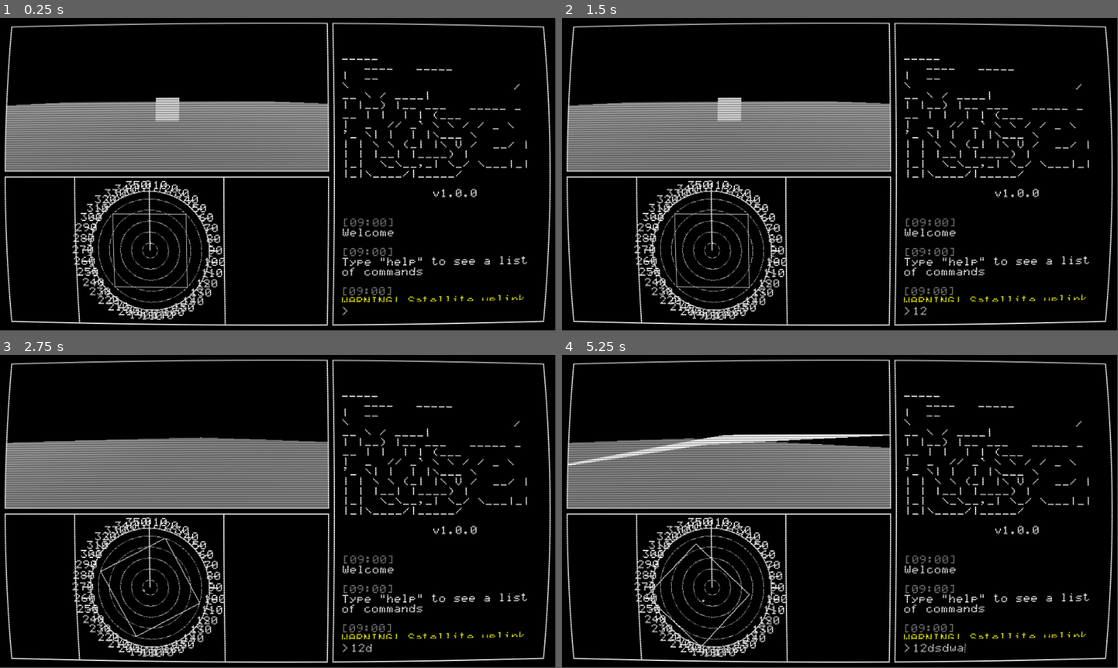
Above: before the commit, frames 1-4 (two rows, left to right).
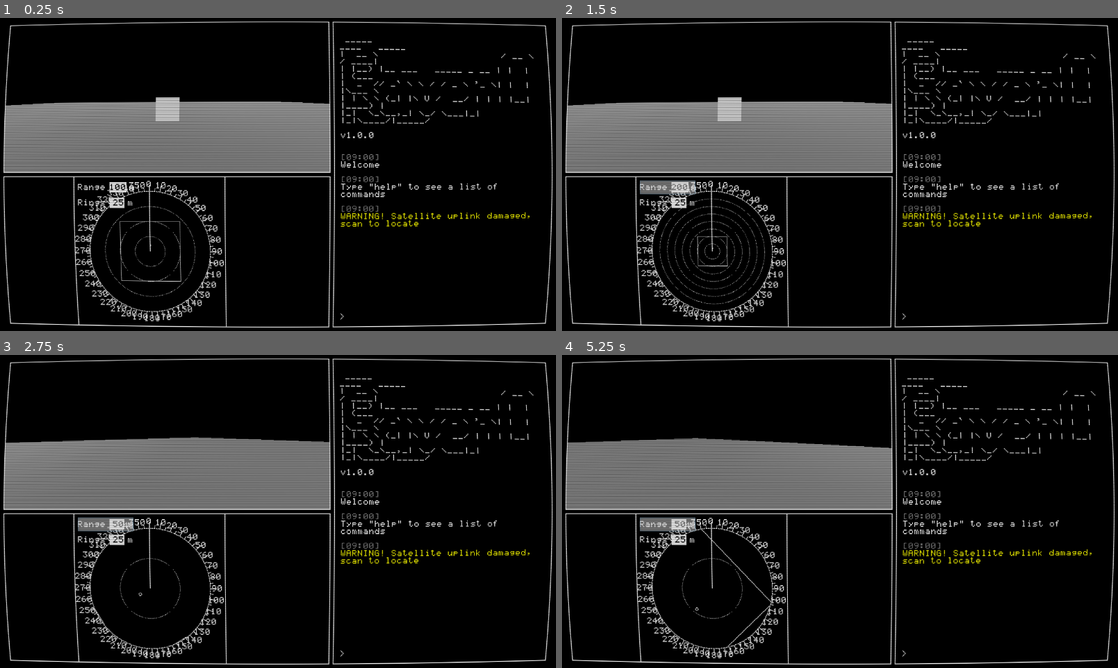
Above: after the commit, the same moments.

Repository: ogilliland/space-rover-game
Game: Godot game, scene res://scenes/main.tscn
Same seed, same stepped clock (60 frames per second), same inputs: the game is played once before the commit and once after it.
Inputs (mouse positions are in pixels of both pictures, inside the frame that each line leads up to):
- Up to frame 1 (0.25 s): no input
- Up to frame 2 (1.5 s): click (1006, 312) at 0.52 s; type "12" at 0.6 s; click (667, 187) at 1.27 s
- Up to frame 3 (2.75 s): tap Enter at 2 s; hold D (move_right) from 2.03 s (still down)
- Up to frame 4 (5.25 s): release D (move_right) at 2.78 s; hold S (move_down) 2.78-3.53 s; hold D (move_right) 3.53-4.28 s; hold W (move_up) 4.28-5.03 s; hold A (move_left) from 5.03 s (still down)
In our replay, the window is 799x449 before the commit and 800x450 after it. These sizes can differ from the game's own. Grey fills any space a smaller window leaves; there, only what the larger window draws over its background counts as a difference.

The runs differ from the first frame. In frame 1, 17% of the frame differs, in the area x 0-100%, y 1-99%; in frame 2, 17%; in frame 3, 17%; in frame 4, 18%.

Commit message:
Add radar parameters
... change scale and ring spacing

Diff:
--- a/project.godot
+++ b/project.godot
@@ -16,8 +16,8 @@
 
 [display]
 
-window/size/width=960
-window/size/height=540
+window/size/width=1280
+window/size/height=720
 window/dpi/allow_hidpi=true
 
 [importer_defaults]
--- a/scenes/control.tscn
+++ /dev/null
@@ -1,170 +0,0 @@
-[gd_scene load_steps=10 format=2]
-
-[ext_resource path="res://scenes/terminal.tscn" type="PackedScene" id=1]
-[ext_resource path="res://scripts/camera.gd" type="Script" id=2]
-[ext_resource path="res://scripts/viewport_container.gd" type="Script" id=3]
-[ext_resource path="res://scenes/border.tscn" type="PackedScene" id=4]
-[ext_resource path="res://scripts/radar.gd" type="Script" id=5]
-[ext_resource path="res://scripts/radar_numbers.gd" type="Script" id=6]
-[ext_resource path="res://fonts/graph_35_pix.tres" type="DynamicFont" id=7]
-[ext_resource path="res://scripts/radar_background.gd" type="Script" id=8]
-[ext_resource path="res://scenes/depth_texture.tscn" type="PackedScene" id=9]
-
-[node name="ControlPanel" type="Control"]
-anchor_right = 1.0
-anchor_bottom = 1.0
-__meta__ = {
-"_edit_use_anchors_": false
-}
-
-[node name="Layout" type="HBoxContainer" parent="."]
-anchor_right = 1.0
-anchor_bottom = 1.0
-margin_left = 8.0
-margin_top = 8.0
-margin_right = -8.0
-margin_bottom = -8.0
-custom_constants/separation = 8
-__meta__ = {
-"_edit_use_anchors_": false
-}
-
-[node name="Data" type="VBoxContainer" parent="Layout"]
-margin_right = 561.0
-margin_bottom = 524.0
-size_flags_horizontal = 3
-size_flags_stretch_ratio = 1.5
-custom_constants/separation = 8
-
-[node name="MainCamera" type="ViewportContainer" parent="Layout/Data"]
-margin_right = 561.0
-margin_bottom = 258.0
-size_flags_vertical = 3
-stretch = true
-script = ExtResource( 3 )
-
-[node name="Border" parent="Layout/Data/MainCamera" instance=ExtResource( 4 )]
-
-[node name="Viewport" type="Viewport" parent="Layout/Data/MainCamera"]
-size = Vector2( 561, 258 )
-handle_input_locally = false
-render_target_update_mode = 3
-
-[node name="Camera" type="Camera" parent="Layout/Data/MainCamera/Viewport"]
-transform = Transform( 1, 0, 0, 0, 1, 0, 0, 0, 1, 0, 2, 0 )
-cull_mask = 1023
-script = ExtResource( 2 )
-
-[node name="Telemetry" type="Control" parent="Layout/Data"]
-margin_top = 266.0
-margin_right = 561.0
-margin_bottom = 524.0
-size_flags_vertical = 3
-
-[node name="Border" parent="Layout/Data/Telemetry" instance=ExtResource( 4 )]
-
-[node name="HBoxContainer" type="HBoxContainer" parent="Layout/Data/Telemetry"]
-anchor_right = 1.0
-anchor_bottom = 1.0
-margin_right = -2.0
-custom_constants/separation = 0
-__meta__ = {
-"_edit_use_anchors_": false
-}
-
-[node name="Data" type="Control" parent="Layout/Data/Telemetry/HBoxContainer"]
-margin_right = 120.0
-margin_bottom = 258.0
-size_flags_horizontal = 3
-__meta__ = {
-"_edit_use_anchors_": false
-}
-
-[node name="Border" parent="Layout/Data/Telemetry/HBoxContainer/Data" instance=ExtResource( 4 )]
-margin_right = 2.0
-
-[node name="VBoxContainer" type="VBoxContainer" parent="Layout/Data/Telemetry/HBoxContainer/Data"]
-anchor_right = 1.0
-anchor_bottom = 1.0
-custom_constants/separation = 8
-__meta__ = {
-"_edit_use_anchors_": false
-}
-
-[node name="Radar" type="Control" parent="Layout/Data/Telemetry/HBoxContainer"]
-margin_left = 120.0
-margin_right = 378.0
-margin_bottom = 258.0
-rect_min_size = Vector2( 258, 0 )
-script = ExtResource( 5 )
-
-[node name="ViewportContainer" type="ViewportContainer" parent="Layout/Data/Telemetry/HBoxContainer/Radar"]
-anchor_right = 1.0
-anchor_bottom = 1.0
-margin_left = 2.0
-margin_top = 2.0
-margin_bottom = -2.0
-stretch = true
-script = ExtResource( 3 )
-__meta__ = {
-"_edit_use_anchors_": false
-}
-
-[node name="Background" type="TextureRect" parent="Layout/Data/Telemetry/HBoxContainer/Radar/ViewportContainer"]
-anchor_right = 1.0
-anchor_bottom = 1.0
-script = ExtResource( 8 )
-
-[node name="Container" type="Container" parent="Layout/Data/Telemetry/HBoxContainer/Radar/ViewportContainer"]
-anchor_right = 1.0
-anchor_bottom = 1.0
-script = ExtResource( 6 )
-radius_scale = 0.9
-
-[node name="Label" type="Label" parent="Layout/Data/Telemetry/HBoxContainer/Radar/ViewportContainer/Container"]
-margin_right = 36.0
-margin_bottom = 8.0
-custom_fonts/font = ExtResource( 7 )
-text = "0"
-align = 1
-valign = 1
-
-[node name="Viewport" type="Viewport" parent="Layout/Data/Telemetry/HBoxContainer/Radar/ViewportContainer"]
-size = Vector2( 256, 254 )
-handle_input_locally = false
-render_target_update_mode = 3
-
-[node name="Camera" type="Camera" parent="Layout/Data/Telemetry/HBoxContainer/Radar/ViewportContainer/Viewport"]
-transform = Transform( 1, 0, 0, 0, -4.37114e-08, 1, 0, -1, -4.37114e-08, 0, 4, 0 )
-cull_mask = 31775
-projection = 1
-size = 200.0
-script = ExtResource( 2 )
-
-[node name="DepthTexture" parent="Layout/Data/Telemetry/HBoxContainer/Radar/ViewportContainer/Viewport/Camera" instance=ExtResource( 9 )]
-
-[node name="Files" type="Control" parent="Layout/Data/Telemetry/HBoxContainer"]
-margin_left = 378.0
-margin_right = 559.0
-margin_bottom = 258.0
-size_flags_horizontal = 3
-size_flags_stretch_ratio = 1.5
-
-[node name="Border" parent="Layout/Data/Telemetry/HBoxContainer/Files" instance=ExtResource( 4 )]
-margin_right = 2.0
-
-[node name="VBoxContainer" type="VBoxContainer" parent="Layout/Data/Telemetry/HBoxContainer/Files"]
-anchor_right = 1.0
-anchor_bottom = 1.0
-custom_constants/separation = 8
-__meta__ = {
-"_edit_use_anchors_": false
-}
-
-[node name="Terminal" parent="Layout" instance=ExtResource( 1 )]
-anchor_right = 0.0
-anchor_bottom = 0.0
-margin_left = 569.0
-margin_right = 944.0
-margin_bottom = 524.0
-size_flags_horizontal = 3
--- /dev/null
+++ b/scenes/gui/components/gui_button.tscn
@@ -0,0 +1,18 @@
+[gd_scene load_steps=3 format=2]
+
+[sub_resource type="StyleBoxFlat" id=2]
+bg_color = Color( 1, 1, 1, 0.501961 )
+
+[sub_resource type="StyleBoxEmpty" id=3]
+
+[node name="Button" type="Button"]
+anchor_right = 1.0
+anchor_bottom = 1.0
+mouse_default_cursor_shape = 2
+size_flags_horizontal = 3
+size_flags_vertical = 3
+custom_styles/hover = SubResource( 2 )
+custom_styles/normal = SubResource( 3 )
+__meta__ = {
+"_edit_use_anchors_": false
+}
--- /dev/null
+++ b/scenes/gui/components/gui_toggle.tscn
@@ -0,0 +1,62 @@
+[gd_scene load_steps=5 format=2]
+
+[ext_resource path="res://fonts/graph_35_pix.tres" type="DynamicFont" id=1]
+[ext_resource path="res://scripts/gui/toggle_param.gd" type="Script" id=2]
+[ext_resource path="res://scenes/gui/components/gui_button.tscn" type="PackedScene" id=3]
+
+[sub_resource type="StyleBoxFlat" id=1]
+bg_color = Color( 1, 1, 1, 1 )
+
+[node name="Toggle" type="Control"]
+anchor_right = 1.0
+rect_min_size = Vector2( 0, 32 )
+script = ExtResource( 2 )
+__meta__ = {
+"_edit_use_anchors_": false
+}
+
+[node name="HBoxContainer" type="HBoxContainer" parent="."]
+anchor_right = 1.0
+anchor_bottom = 1.0
+mouse_filter = 2
+custom_constants/separation = 8
+__meta__ = {
+"_edit_use_anchors_": false
+}
+
+[node name="Label" type="Label" parent="HBoxContainer"]
+margin_top = 4.0
+margin_right = 65.0
+margin_bottom = 28.0
+rect_min_size = Vector2( 0, 24 )
+custom_fonts/font = ExtResource( 1 )
+text = "Label"
+valign = 1
+
+[node name="Value" type="Label" parent="HBoxContainer"]
+margin_left = 73.0
+margin_top = 4.0
+margin_right = 1259.0
+margin_bottom = 28.0
+rect_min_size = Vector2( 0, 24 )
+size_flags_horizontal = 3
+custom_styles/normal = SubResource( 1 )
+custom_fonts/font = ExtResource( 1 )
+custom_colors/font_color = Color( 0, 0, 0, 1 )
+text = "0"
+align = 2
+valign = 1
+
+[node name="Unit" type="Label" parent="HBoxContainer"]
+margin_left = 1267.0
+margin_top = 4.0
+margin_right = 1280.0
+margin_bottom = 28.0
+rect_min_size = Vector2( 0, 24 )
+custom_fonts/font = ExtResource( 1 )
+text = "m"
+valign = 1
+
+[node name="Button" parent="." instance=ExtResource( 3 )]
+
+[connection signal="pressed" from="Button" to="." method="_on_click"]
--- /dev/null
+++ b/scenes/gui/control_panel.tscn
@@ -0,0 +1,85 @@
+[gd_scene load_steps=8 format=2]
+
+[ext_resource path="res://scenes/gui/terminal.tscn" type="PackedScene" id=1]
+[ext_resource path="res://scripts/camera.gd" type="Script" id=2]
+[ext_resource path="res://scripts/gui/viewport_container.gd" type="Script" id=3]
+[ext_resource path="res://scenes/gui/components/border.tscn" type="PackedScene" id=4]
+[ext_resource path="res://scenes/gui/data.tscn" type="PackedScene" id=5]
+[ext_resource path="res://scenes/gui/radar.tscn" type="PackedScene" id=6]
+[ext_resource path="res://scenes/gui/files.tscn" type="PackedScene" id=7]
+
+[node name="ControlPanel" type="Control"]
+anchor_right = 1.0
+anchor_bottom = 1.0
+__meta__ = {
+"_edit_use_anchors_": false
+}
+
+[node name="Layout" type="HBoxContainer" parent="."]
+anchor_right = 1.0
+anchor_bottom = 1.0
+margin_left = 8.0
+margin_top = 8.0
+margin_right = -8.0
+margin_bottom = -8.0
+custom_constants/separation = 8
+__meta__ = {
+"_edit_use_anchors_": false
+}
+
+[node name="Data" type="VBoxContainer" parent="Layout"]
+margin_right = 753.0
+margin_bottom = 704.0
+size_flags_horizontal = 3
+size_flags_stretch_ratio = 1.5
+custom_constants/separation = 8
+
+[node name="MainCamera" type="ViewportContainer" parent="Layout/Data"]
+margin_right = 753.0
+margin_bottom = 348.0
+size_flags_vertical = 3
+stretch = true
+script = ExtResource( 3 )
+
+[node name="Border" parent="Layout/Data/MainCamera" instance=ExtResource( 4 )]
+
+[node name="Viewport" type="Viewport" parent="Layout/Data/MainCamera"]
+size = Vector2( 753, 348 )
+handle_input_locally = false
+render_target_update_mode = 3
+
+[node name="Camera" type="Camera" parent="Layout/Data/MainCamera/Viewport"]
+transform = Transform( 1, 0, 0, 0, 1, 0, 0, 0, 1, 0, 2, 0 )
+cull_mask = 1023
+script = ExtResource( 2 )
+
+[node name="Telemetry" type="Control" parent="Layout/Data"]
+margin_top = 356.0
+margin_right = 753.0
+margin_bottom = 704.0
+size_flags_vertical = 3
+
+[node name="Border" parent="Layout/Data/Telemetry" instance=ExtResource( 4 )]
+
+[node name="HBoxContainer" type="HBoxContainer" parent="Layout/Data/Telemetry"]
+anchor_right = 1.0
+anchor_bottom = 1.0
+margin_right = -2.0
+custom_constants/separation = 0
+__meta__ = {
+"_edit_use_anchors_": false
+}
+
+[node name="Data" parent="Layout/Data/Telemetry/HBoxContainer" instance=ExtResource( 5 )]
+
+[node name="Radar" parent="Layout/Data/Telemetry/HBoxContainer" instance=ExtResource( 6 )]
+
+[node name="Files" parent="Layout/Data/Telemetry/HBoxContainer" instance=ExtResource( 7 )]
+
+[node name="Terminal" parent="Layout" instance=ExtResource( 1 )]
+anchor_right = 0.0
+anchor_bottom = 0.0
+margin_left = 761.0
+margin_right = 1264.0
+margin_bottom = 704.0
+size_flags_horizontal = 3
--- /dev/null
+++ b/scenes/gui/data.tscn
@@ -0,0 +1,33 @@
+[gd_scene load_steps=3 format=2]
+
+[ext_resource path="res://scenes/gui/components/border.tscn" type="PackedScene" id=1]
+[ext_resource path="res://textures/border.png" type="Texture" id=2]
+
+[node name="Data" type="Control"]
+margin_right = 161.0
+margin_bottom = 348.0
+size_flags_horizontal = 3
+__meta__ = {
+"_edit_use_anchors_": false
+}
+
+[node name="Border" type="NinePatchRect" parent="." instance=ExtResource( 1 )]
+anchor_right = 1.0
+anchor_bottom = 1.0
+margin_right = 2.0
+texture = ExtResource( 2 )
+patch_margin_left = 2
+patch_margin_top = 2
+patch_margin_right = 2
+patch_margin_bottom = 2
+__meta__ = {
+"_edit_use_anchors_": false
+}
+
+[node name="VBoxContainer" type="VBoxContainer" parent="."]
+anchor_right = 1.0
+anchor_bottom = 1.0
+custom_constants/separation = 8
+__meta__ = {
+"_edit_use_anchors_": false
+}
--- /dev/null
+++ b/scenes/gui/files.tscn
@@ -0,0 +1,32 @@
+[gd_scene load_steps=3 format=2]
+
+[ext_resource path="res://scenes/gui/components/border.tscn" type="PackedScene" id=1]
+[ext_resource path="res://textures/border.png" type="Texture" id=2]
+
+[node name="Files" type="Control"]
+margin_left = 509.0
+margin_right = 751.0
+margin_bottom = 348.0
+size_flags_horizontal = 3
+size_flags_stretch_ratio = 1.5
+
+[node name="Border" type="NinePatchRect" parent="." instance=ExtResource( 1 )]
+anchor_right = 1.0
+anchor_bottom = 1.0
+margin_right = 2.0
+texture = ExtResource( 2 )
+patch_margin_left = 2
+patch_margin_top = 2
+patch_margin_right = 2
+patch_margin_bottom = 2
+__meta__ = {
+"_edit_use_anchors_": false
+}
+
+[node name="VBoxContainer" type="VBoxContainer" parent="."]
+anchor_right = 1.0
+anchor_bottom = 1.0
+custom_constants/separation = 8
+__meta__ = {
+"_edit_use_anchors_": false
+}
--- /dev/null
+++ b/scenes/gui/radar.tscn
@@ -0,0 +1,101 @@
+[gd_scene load_steps=12 format=2]
+
+[ext_resource path="res://scripts/gui/radar.gd" type="Script" id=1]
+[ext_resource path="res://scripts/gui/radar_background.gd" type="Script" id=2]
+[ext_resource path="res://scripts/camera.gd" type="Script" id=3]
+[ext_resource path="res://scenes/gui/components/gui_toggle.tscn" type="PackedScene" id=4]
+[ext_resource path="res://fonts/graph_35_pix.tres" type="DynamicFont" id=6]
+[ext_resource path="res://materials/depth_texture.gdshader" type="Shader" id=7]
+[ext_resource path="res://scripts/gui/radar_numbers.gd" type="Script" id=8]
+[ext_resource path="res://scripts/gui/viewport_container.gd" type="Script" id=9]
+[ext_resource path="res://scenes/postprocess/depth_texture.tscn" type="PackedScene" id=10]
+
+[sub_resource type="QuadMesh" id=1]
+size = Vector2( 2, 2 )
+
+[sub_resource type="ShaderMaterial" id=2]
+shader = ExtResource( 7 )
+
+[node name="Radar" type="Control"]
+margin_left = 161.0
+margin_right = 509.0
+margin_bottom = 348.0
+rect_min_size = Vector2( 348, 0 )
+script = ExtResource( 1 )
+__meta__ = {
+"_edit_use_anchors_": false
+}
+texture_path = NodePath("ViewportContainer/TextureRect")
+camera_path = NodePath("ViewportContainer/Viewport/Camera")
+range_path = NodePath("ViewportContainer/Params/Range")
+rings_path = NodePath("ViewportContainer/Params/Rings")
+
+[node name="ViewportContainer" type="ViewportContainer" parent="."]
+anchor_right = 1.0
+anchor_bottom = 1.0
+margin_left = 2.0
+margin_top = 2.0
+margin_bottom = -2.0
+stretch = true
+script = ExtResource( 9 )
+__meta__ = {
+"_edit_use_anchors_": false
+}
+
+[node name="TextureRect" type="TextureRect" parent="ViewportContainer"]
+anchor_right = 1.0
+anchor_bottom = 1.0
+script = ExtResource( 2 )
+
+[node name="RadialNumbers" type="Container" parent="ViewportContainer"]
+anchor_right = 1.0
+anchor_bottom = 1.0
+script = ExtResource( 8 )
+radius_scale = 0.9
+
+[node name="Label" type="Label" parent="ViewportContainer/RadialNumbers"]
+margin_right = 36.0
+margin_bottom = 8.0
+custom_fonts/font = ExtResource( 6 )
+text = "0"
+align = 1
+valign = 1
+
+[node name="Params" type="VBoxContainer" parent="ViewportContainer"]
+margin_left = 8.0
+margin_top = 8.0
+rect_min_size = Vector2( 128, 0 )
+
+[node name="Range" parent="ViewportContainer/Params" instance=ExtResource( 4 )]
+anchor_right = 0.0
+margin_right = 128.0
+margin_bottom = 32.0
+label = "Range"
+value = 100.0
+
+[node name="Rings" parent="ViewportContainer/Params" instance=ExtResource( 4 )]
+anchor_right = 0.0
+margin_top = 36.0
+margin_right = 128.0
+margin_bottom = 68.0
+label = "Rings"
+value = 25.0
+
+[node name="Viewport" type="Viewport" parent="ViewportContainer"]
+size = Vector2( 346, 344 )
+handle_input_locally = false
+render_target_update_mode = 3
+
+[node name="Camera" type="Camera" parent="ViewportContainer/Viewport"]
+transform = Transform( 1, 0, 0, 0, -4.37114e-08, 1, 0, -1, -4.37114e-08, 0, 4, 0 )
+cull_mask = 31775
+projection = 1
+size = 250.0
+script = ExtResource( 3 )
+
+[node name="DepthTexture" parent="ViewportContainer/Viewport/Camera" instance=ExtResource( 10 )]
+mesh = SubResource( 1 )
+material/0 = SubResource( 2 )
+
+[connection signal="toggle" from="ViewportContainer/Params/Range" to="." method="_toggle_range"]
+[connection signal="toggle" from="ViewportContainer/Params/Rings" to="." method="_toggle_rings"]
--- a/scenes/terminal.tscn
+++ b/scenes/gui/terminal.tscn
@@ -2,8 +2,8 @@
 
 [ext_resource path="res://themes/gui_theme.tres" type="Theme" id=1]
 [ext_resource path="res://fonts/graph_35_pix.tres" type="DynamicFont" id=2]
-[ext_resource path="res://scenes/border.tscn" type="PackedScene" id=3]
-[ext_resource path="res://scripts/terminal.gd" type="Script" id=4]
+[ext_resource path="res://scenes/gui/components/border.tscn" type="PackedScene" id=3]
+[ext_resource path="res://scripts/gui/terminal.gd" type="Script" id=4]
 
 [sub_resource type="StyleBoxEmpty" id=1]
 
--- a/scenes/main.tscn
+++ b/scenes/main.tscn
@@ -1,7 +1,7 @@
 [gd_scene load_steps=5 format=2]
 
-[ext_resource path="res://scenes/planet.tscn" type="PackedScene" id=1]
-[ext_resource path="res://scenes/control.tscn" type="PackedScene" id=2]
+[ext_resource path="res://scenes/world/planet.tscn" type="PackedScene" id=1]
+[ext_resource path="res://scenes/gui/control_panel.tscn" type="PackedScene" id=2]
 [ext_resource path="res://materials/postprocess.gdshader" type="Shader" id=3]
 
 [sub_resource type="ShaderMaterial" id=1]
@@ -11,6 +11,8 @@
 
 [node name="Main" type="Node"]
 
+[node name="Planet" parent="." instance=ExtResource( 1 )]
+
 [node name="ControlPanel" parent="." instance=ExtResource( 2 )]
 
 [node name="Camera" parent="ControlPanel/Layout/Data/MainCamera/Viewport" index="0"]
@@ -18,8 +20,6 @@
 
 [node name="Camera" parent="ControlPanel/Layout/Data/Telemetry/HBoxContainer/Radar/ViewportContainer/Viewport" index="0"]
 target = NodePath("../../../../../../../../../Planet/Rover/RadarPos")
-
-[node name="Planet" parent="." instance=ExtResource( 1 )]
 
 [node name="PostProcess" type="ColorRect" parent="."]
 material = SubResource( 1 )
@@ -30,6 +30,7 @@
 "_edit_use_anchors_": false
 }
 
-[editable path="ControlPanel"]
 [editable path="Planet"]
 [editable path="Planet/Rover"]
+[editable path="ControlPanel"]
+[editable path="ControlPanel/Layout/Data/Telemetry/HBoxContainer/Radar"]
--- a/scenes/planet.tscn
+++ b/scenes/world/planet.tscn
@@ -1,6 +1,6 @@
 [gd_scene load_steps=7 format=2]
 
-[ext_resource path="res://scenes/rover.tscn" type="PackedScene" id=1]
+[ext_resource path="res://scenes/rover/rover.tscn" type="PackedScene" id=1]
 
 [sub_resource type="Environment" id=1]
 ambient_light_color = Color( 1, 1, 1, 1 )
--- /dev/null
+++ b/scripts/gui/radar.gd
@@ -0,0 +1,50 @@
+tool
+extends Control
+
+export var texture_path : NodePath
+export var camera_path : NodePath
+
+var range_key : int = 1
+var range_opts = [ 50, 100, 200]
+export var range_path : NodePath
+
+var rings_key : int = 1
+var rings_opts = [ 10, 25, 50, 0]
+export var rings_path : NodePath
+
+func _ready() -> void:
+	_resize()
+	get_tree().get_root().connect("size_changed", self, "_resize")
+
+	update_range()
+	update_rings()
+
+func _resize() -> void:
+	yield(get_tree(), "idle_frame")
+	rect_min_size.x = rect_size.y
+
+func update_range() -> void:
+	get_node(camera_path).size = 2 * range_opts[range_key] / 0.8
+	get_node(range_path).value = range_opts[range_key]
+	update_rings()
+
+func _toggle_range() -> void:
+	if range_key + 1 < range_opts.size():
+		range_key += 1
+	else:
+		range_key = 0
+
+	update_range()
+
+func update_rings() -> void:
+	get_node(rings_path).value = rings_opts[rings_key]
+	get_node(texture_path).ring_scale = float(rings_opts[rings_key]) / range_opts[range_key]
+	get_node(texture_path).update()
+
+func _toggle_rings() -> void:
+	if rings_key + 1 < rings_opts.size():
+		rings_key += 1
+	else:
+		rings_key = 0
+
+	update_rings()
--- a/scripts/radar_background.gd
+++ b/scripts/gui/radar_background.gd
@@ -1,5 +1,25 @@
 tool
 extends TextureRect
+
+export var ring_scale : float = 0.25
+
+func draw_iris(center, radius, color) -> void:
+	var nb_points = 32
+	var points_arc = PoolVector2Array()
+	var colors = PoolColorArray([color])
+
+	points_arc.push_back(Vector2(0, 0))
+
+	for i in range(nb_points + 1):
+		var angle_point = deg2rad(i * 360 / nb_points - 90)
+		points_arc.push_back(center + Vector2(cos(angle_point), sin(angle_point)) * radius)
+
+	points_arc.push_back(Vector2(0, 0))
+	points_arc.push_back(Vector2(0, rect_size.y))
+	points_arc.push_back(rect_size)
+	points_arc.push_back(Vector2(rect_size.x, 0))
+
+	draw_polygon(points_arc, colors)
 
 func draw_dotted_arc(center, radius, angle_from, angle_to, color) -> void:
 	var nb_points = (angle_to - angle_from) * 4 * radius / rect_size.x
@@ -30,10 +50,19 @@
 	var angle_from = 0
 	var angle_to = 360
 	var color = Color(1, 1, 1)
+
+	draw_iris(center, rect_size.x * 0.4, Color(0, 0, 0))
 	draw_line(center, center - Vector2(0, rect_size.x * 0.4), color, 1.75)
 	draw_ticks(center, rect_size.x * 0.4, angle_from, angle_to, color)
-	draw_dotted_arc(center, rect_size.x * 0.35, angle_from, angle_to, color)
-	draw_dotted_arc(center, rect_size.x * 0.275, angle_from, angle_to, color)
-	draw_dotted_arc(center, rect_size.x * 0.2, angle_from, angle_to, color)
-	draw_dotted_arc(center, rect_size.x * 0.125, angle_from, angle_to, color)
-	draw_dotted_arc(center, rect_size.x * 0.05, angle_from, angle_to, color)
+
+	if ring_scale > 0:
+		var num_rings = floor(1.0 / ring_scale)
+
+		for ring in range(1, num_rings):
+			draw_dotted_arc(center, rect_size.x * 0.4 * ring * ring_scale, angle_from, angle_to, color)
+
+#	draw_dotted_arc(center, rect_size.x * 0.35, angle_from, angle_to, color)
+#	draw_dotted_arc(center, rect_size.x * 0.275, angle_from, angle_to, color)
+#	draw_dotted_arc(center, rect_size.x * 0.2, angle_from, angle_to, color)
+#	draw_dotted_arc(center, rect_size.x * 0.125, angle_from, angle_to, color)
+#	draw_dotted_arc(center, rect_size.x * 0.05, angle_from, angle_to, color)
--- /dev/null
+++ b/scripts/gui/toggle_param.gd
@@ -0,0 +1,31 @@
+ tool
+extends Control
+
+export var label : String = "Label" setget set_label
+export var value : float = 0.0 setget set_value
+export var unit : String = "m" setget set_unit
+
+signal toggle
+
+func _ready() -> void:
+	update()
+
+func update() -> void:
+	$HBoxContainer/Label.text = label
+	$HBoxContainer/Value.text = str(value) if value != 0 else "-"
+	$HBoxContainer/Unit.text = unit
+
+func set_label(new : String) -> void:
+	label = new
+	update()
+
+func set_value(new : float) -> void:
+	value = new
+	update()
+
+func set_unit(new : String) -> void:
+	unit = new
+	update()
+
+func _on_click():
+	emit_signal("toggle")
--- a/scripts/radar.gd
+++ /dev/null
@@ -1,10 +0,0 @@
-tool
-extends Control
-
-func _ready() -> void:
-	_resize()
-	get_tree().get_root().connect("size_changed", self, "_resize")
-
-func _resize() -> void:
-	yield(get_tree(), "idle_frame")
-	rect_min_size.x = rect_size.y
Renamed: scenes/border.tscn -> scenes/gui/components/border.tscn
Renamed: scenes/depth_texture.tscn -> scenes/postprocess/depth_texture.tscn
Renamed: scenes/rover.tscn -> scenes/rover/rover.tscn
Renamed: scripts/radar_numbers.gd -> scripts/gui/radar_numbers.gd
Renamed: scripts/terminal.gd -> scripts/gui/terminal.gd
Renamed: scripts/viewport_container.gd -> scripts/gui/viewport_container.gd
